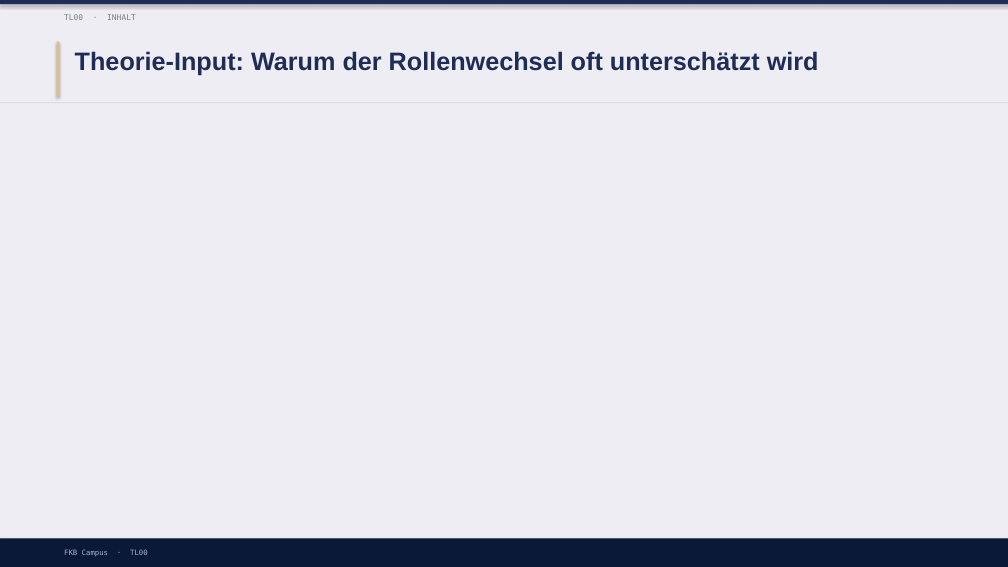
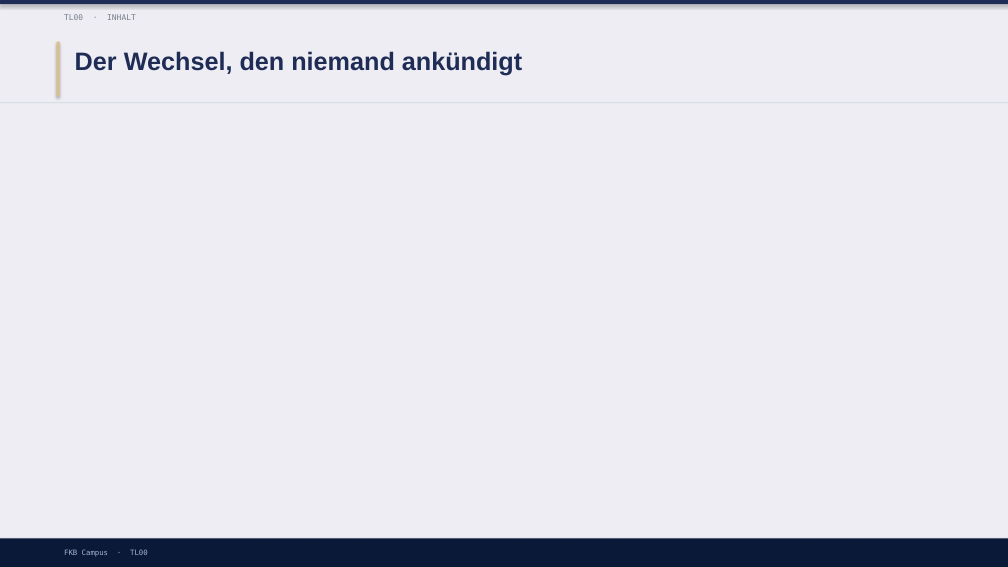
Before and after one commit to ck5rqc47pr-byte/firmenkundenakademie-online, a slide deck: slide 5 of protected-downloads/praesentation/TL00.pptx. Drawn at 1008x567 pixels with LibreOffice and Linux fonts; fonts in the diff are those of the drawing. Boxes give left, top, right and bottom in pixels: in the first picture for what was removed or moved away, otherwise in the second. Text is boxed around its words. In the diff, an @@ line names an element or a change of style, - is before the commit and + after.

```diff
--- a/protected-downloads/praesentation/TL00.pptx
+++ b/protected-downloads/praesentation/TL00.pptx
@@ text at (x1=75, y1=51, x2=522, y2=76): text changed @@
-Theorie-Input: Warum der Rollenwechsel oft unterschätzt wird
+Der Wechsel, den niemand ankündigt
```
Also in this commit, not shown: 3 other slides changed, 10 slides added, 4 slides removed, 4 other files.
